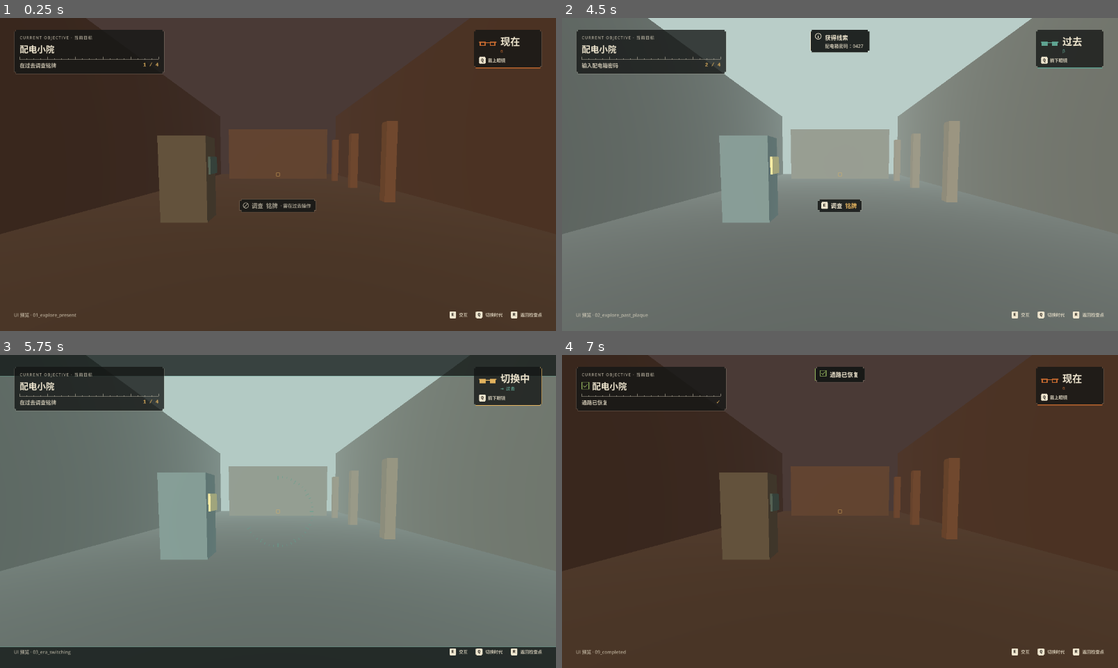
Above: before the commit, frames 1-4 (two rows, left to right).
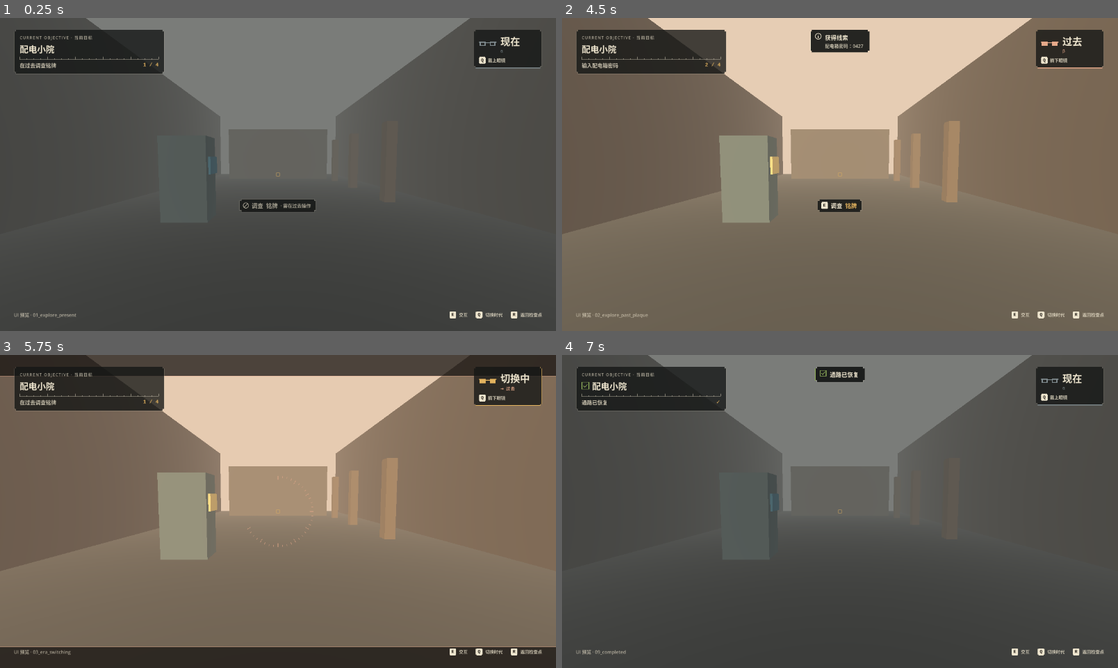
Above: after the commit, the same moments.

Repository: cogco1/renou-godot
Game: Godot game, scene res://ui/preview/ui_preview.tscn
Same seed, same stepped clock (60 frames per second), same inputs: the game is played once before the commit and once after it. This scene is started directly instead of the project's main scene.
Inputs (mouse positions are in pixels of both pictures, inside the frame that each line leads up to):
- Up to frame 1 (0.25 s): no input
- Up to frame 2 (4.5 s): tap Enter at 0.5, 2, 3.5 s; move the mouse to (962, 158) at 0.52 s; hold D 0.53-1.28 s; tap E at 0.6 s; click (962, 158) at 0.67 s; tap Space at 0.77, 1.25, 1.52, 2.75, 3.02, 3.77, 4.25 s; move the mouse to (728, 190) at 1.27 s; hold S 1.28-2.03 s; tap Q at 1.35 s; move the mouse to (895, 105) at 2.02 s; hold D 2.03-2.78 s; tap R at 2.1 s; move the mouse to (812, 237) at 2.77 s; hold W 2.78-3.53 s; tap T at 2.85 s; click (812, 237) at 2.92 s; move the mouse to (1006, 221) at 3.52 s; hold A from 3.53 s (still down); tap 1 at 3.6 s; move the mouse to (673, 127) at 4.27 s; tap 2 at 4.35 s
- Up to frame 3 (5.75 s): tap Space at 4.52 s; move the mouse to (305, 511) at 5.02 s; release A at 5.03 s; hold S from 5.03 s (still down); tap 3 at 5.1 s; click (305, 511) at 5.17 s
- Up to frame 4 (7 s): move the mouse to (756, 433) at 5.77 s; release S at 5.78 s; hold D 5.78-6.53 s; tap 0 at 5.85 s; tap Space at 6.02, 6.77 s; move the mouse to (962, 495) at 6.52 s; hold W from 6.53 s (still down); tap 9 at 6.6 s

The runs differ from the first frame. In frame 1, 78% of the frame differs, in the area x 0-100%, y 0-97%; in frame 2, 49%; in frame 3, 34%; in frame 4, 78%.

Commit message:
ui: 时代颜色改为过去暖亮、现在灰暗（对齐成片观感）
用户 10-08：两个时代分早晚——过去 β 是早晨暖光，现在 α 是黄昏、更灰、雾更浓；界面时代色跟着改。
- PAST 铜绿 #5fa391 → 晨光桃 #e6a98a（和交互旧金 #e2b25e 区分开）
- PRESENT 锈橙 #c4692f → 暮色石板灰 #7f8a8e
- 时代标签、眼镜符号、切换效果随之变色；预览场景的占位光照也改成早晨暖光／黄昏灰雾
- UI 自测 46/46；截图重拍

Co-Authored-By: Claude Opus 5.5 <noreply@anthropic.com>

Diff:
--- a/ui/hud.gd
+++ b/ui/hud.gd
@@ -172,7 +172,7 @@
 
 # ---------------------------------------------------------------- 时代
 
-## 时代标签：present = 锈橙、空心镜片；past = 铜绿、实心镜片。animate 时播 480 ms 快门 + 刻度环。
+## 时代标签：present = 暮色石板灰、空心镜片；past = 晨光桃、实心镜片（用户 10-08：过去暖亮、现在灰暗）。animate 时播 480 ms 快门 + 刻度环。
 func set_era(new_era: String, animate := true) -> void:
 	era = "past" if new_era == "past" else "present"
 	var color := Tokens.era_color(era)
--- a/ui/hud.tscn
+++ b/ui/hud.tscn
@@ -28,7 +28,7 @@
 mouse_filter = 2
 script = ExtResource("3_glyph")
 kind = "switch_fx"
-color = Color(0.7686, 0.4118, 0.1843, 1)
+color = Color(0.498, 0.5412, 0.5569, 1)
 
 [node name="Crosshair" type="Control" parent="Root"]
 unique_name_in_owner = true
@@ -150,7 +150,7 @@
 mouse_filter = 2
 script = ExtResource("3_glyph")
 kind = "glasses_present"
-color = Color(0.7686, 0.4118, 0.1843, 1)
+color = Color(0.498, 0.5412, 0.5569, 1)
 
 [node name="Names" type="VBoxContainer" parent="Root/EraTag/Box/Head"]
 layout_mode = 2
--- a/ui/preview/ui_preview.gd
+++ b/ui/preview/ui_preview.gd
@@ -175,11 +175,12 @@
 
 func _set_world_era(era: String) -> void:
 	var past := era == "past"
-	_env.background_color = Color("9fb8b4") if past else Color("2b2a33")
-	_env.ambient_light_color = Color("d6e6df") if past else Color("b98a6a")
-	_env.fog_light_color = Color("b9cdc8") if past else Color("4a3a36")
-	_sun.light_color = Color("fff3dc") if past else Color("ffb27a")
-	_sun.light_energy = 1.4 if past else 0.8
+	_env.background_color = Color("e9d2bc") if past else Color("6e706d")
+	_env.ambient_light_color = Color("f0dcc4") if past else Color("8f918d")
+	_env.fog_light_color = Color("e6cdb4") if past else Color("7a7c79")
+	_sun.light_color = Color("ffd9a8") if past else Color("c9b8a6")
+	_sun.light_energy = 1.5 if past else 0.55
+	_env.fog_density = 0.012 if past else 0.035
 	for n in _past_props:
 		n.visible = past
 	for n in _present_props:
--- a/ui/ui_tokens.gd
+++ b/ui/ui_tokens.gd
@@ -22,8 +22,8 @@
 const ERROR_TEXT := Color("e58a73")
 const MOSS := Color("8fae5a")
 const MOSS_INK := Color("4f6b35")
-const PAST := Color("5fa391")      # 铜绿：过去（显示别名 β）
-const PRESENT := Color("c4692f")   # 锈橙：现在（显示别名 α）
+const PAST := Color("e6a98a")      # 晨光桃：过去（显示别名 β）。用户 10-08：两个时代分早晚，过去＝早晨暖光
+const PRESENT := Color("7f8a8e")   # 暮色石板灰：现在（显示别名 α）。用户 10-08：现在＝黄昏，更灰、雾更浓
 const GRID := Color("cb5446")
 
 const TEXT := PAPER
Binary file changed: ui/screenshots/ui_01_explore_present.png
Binary file changed: ui/screenshots/ui_02_explore_past_plaque.png
Binary file changed: ui/screenshots/ui_03_era_switching.png
Binary file changed: ui/screenshots/ui_04_switch_blocked.png
Binary file changed: ui/screenshots/ui_05_cabinet_panel.png
Binary file changed: ui/screenshots/ui_06_code_ok.png
Binary file changed: ui/screenshots/ui_07_wrong_code.png
Binary file changed: ui/screenshots/ui_08_valve_closed.png
Binary file changed: ui/screenshots/ui_09_completed.png
